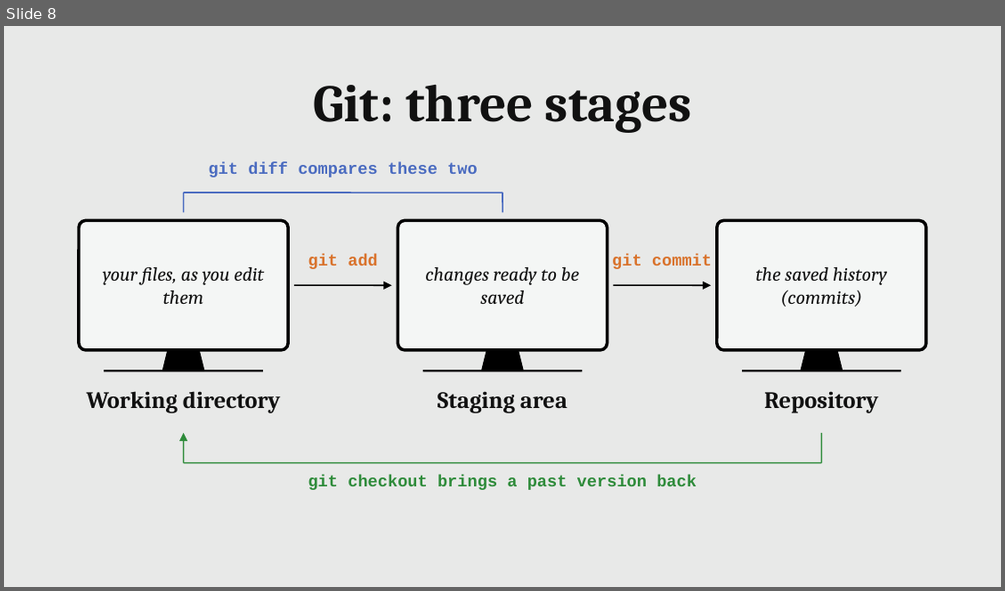
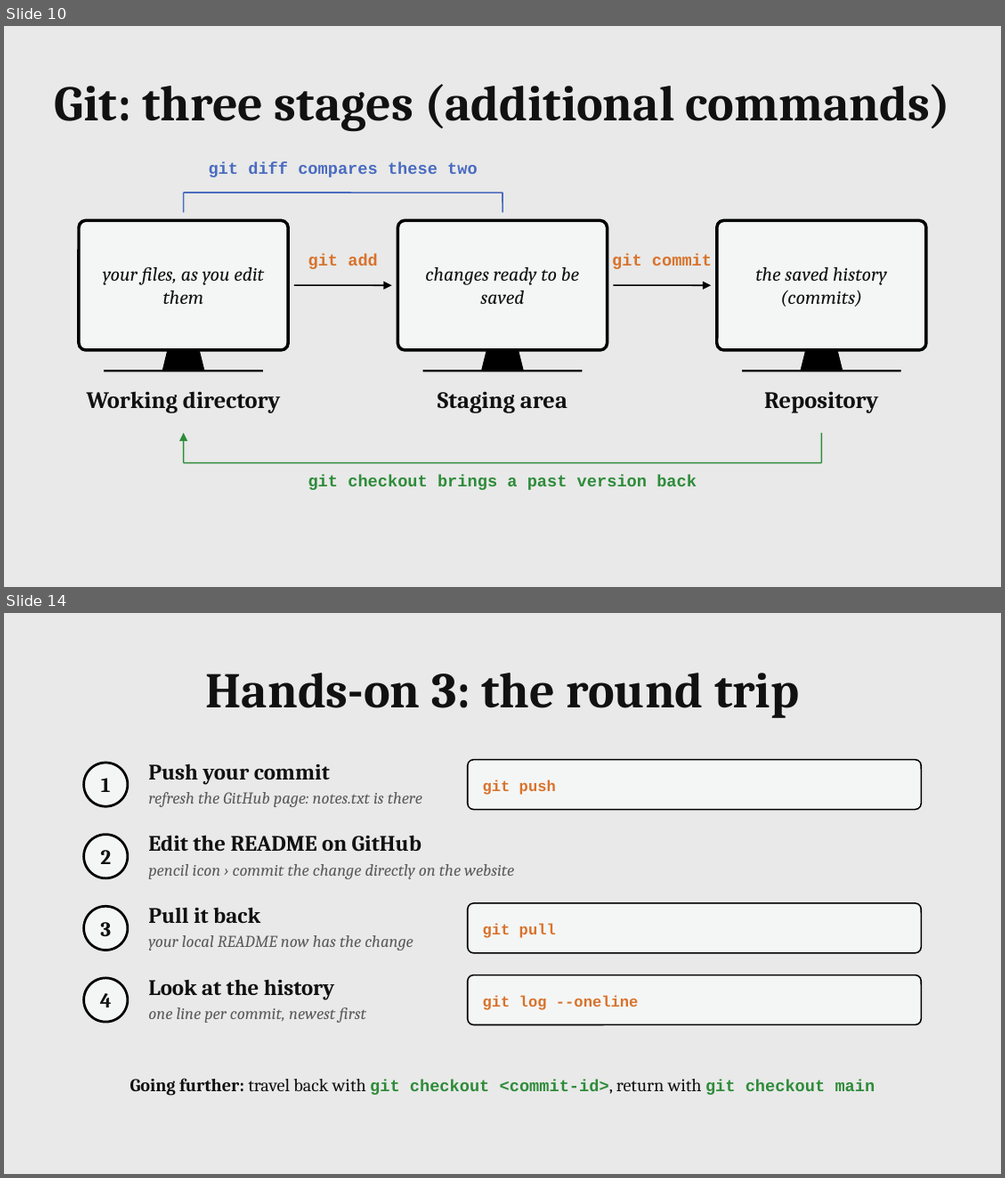
Before and after one commit to MaximeCaute/CogSupParis-Core-1, a slide deck: 2026-2027/S1/Session-01/Session_01_Course_introduction.odp. Shown one above the other, each under a label of ours: slide 8 before the commit, slides 10 and 14 after it; the slides between them are not shown. The pictures are 1005x591 and 1005x1178 pixels, drawn with LibreOffice and Linux fonts; fonts in the diff are those of the drawing. Boxes give left, top, right and bottom in pixels: in the first picture for what was removed or moved away, otherwise in the second. Text is boxed around its words. In the diff, an @@ line names an element or a change of style, - is before the commit and + after.

```diff
--- a/2026-2027/S1/Session-01/Session_01_Course_introduction.odp
+++ b/2026-2027/S1/Session-01/Session_01_Course_introduction.odp
@@ slide 14 added at [4,613,1001,1174], background #E8E9E8 @@
@@ text added at [206,673,799,718], 36 pt, text #111111, bold @@
+Hands-on 3: the round trip
@@ ellipse added at [84,763,128,806], fill #F4F6F5, outline #000000 1.76 pt @@
@@ text added at [148,763,330,784], 16 pt, text #111111, bold @@
+Push your commit
@@ rounded rectangle added at [468,760,921,810], fill #F4F6F5, outline #000000 0.99 pt @@
@@ text added at [101,778,111,792], 15 pt, text #111111, bold @@
+1
@@ text added at [148,792,422,807], 12 pt, text #5A5A5A, italic @@
+refresh the GitHub page: notes.txt is there
@@ text added at [483,779,556,795], 11 pt, text #D9722B, bold @@
+git push
@@ ellipse added at [84,835,128,878], fill #F4F6F5, outline #000000 1.76 pt @@
@@ text added at [100,850,111,864], 15 pt, text #111111, bold @@
+2
@@ text added at [148,835,421,852], 16 pt, text #111111, bold @@
+Edit the README on GitHub
@@ text added at [148,864,514,879], 12 pt, text #5A5A5A, italic @@
+pencil icon › commit the change directly on the website
@@ ellipse added at [84,906,128,950], fill #F4F6F5, outline #000000 1.76 pt @@
@@ rounded rectangle added at [468,903,921,953], fill #F4F6F5, outline #000000 0.99 pt @@
@@ text added at [100,922,111,936], 15 pt, text #111111, bold @@
+3
@@ text added at [148,907,260,923], 16 pt, text #111111, bold @@
+Pull it back
@@ text added at [483,924,556,938], 11 pt, text #D9722B, bold @@
+git pull
@@ text added at [148,935,413,950], 12 pt, text #5A5A5A, italic @@
+your local README now has the change
@@ ellipse added at [84,978,128,1022], fill #F4F6F5, outline #000000 1.76 pt @@
@@ text added at [148,979,335,999], 16 pt, text #111111, bold @@
+Look at the history
@@ rounded rectangle added at [468,975,921,1025], fill #F4F6F5, outline #000000 0.99 pt @@
@@ text added at [100,993,112,1007], 15 pt, text #111111, bold @@
+4
@@ text added at [148,1007,366,1022], 12 pt, text #5A5A5A, italic @@
+one line per commit, newest first
@@ text added at [483,995,639,1010], 11 pt, text #D9722B, bold @@
+git log --oneline
@@ text added at [130,1078,875,1095], 13 pt, text #111111, bold @@
+Going further: travel back with git checkout <commit-id>, return with git checkout main
@@ what was slide 8 is now slide 10 @@
@@ slide 10 changed as well @@
@@ text at [55,84,950,132]: text changed; size 38 to 36 pt @@
-Git: three stages
+Git: three stages (additional commands)
```
Also in this commit, not shown: 6 other slides changed, 8 other slides added, 5 slides removed.
